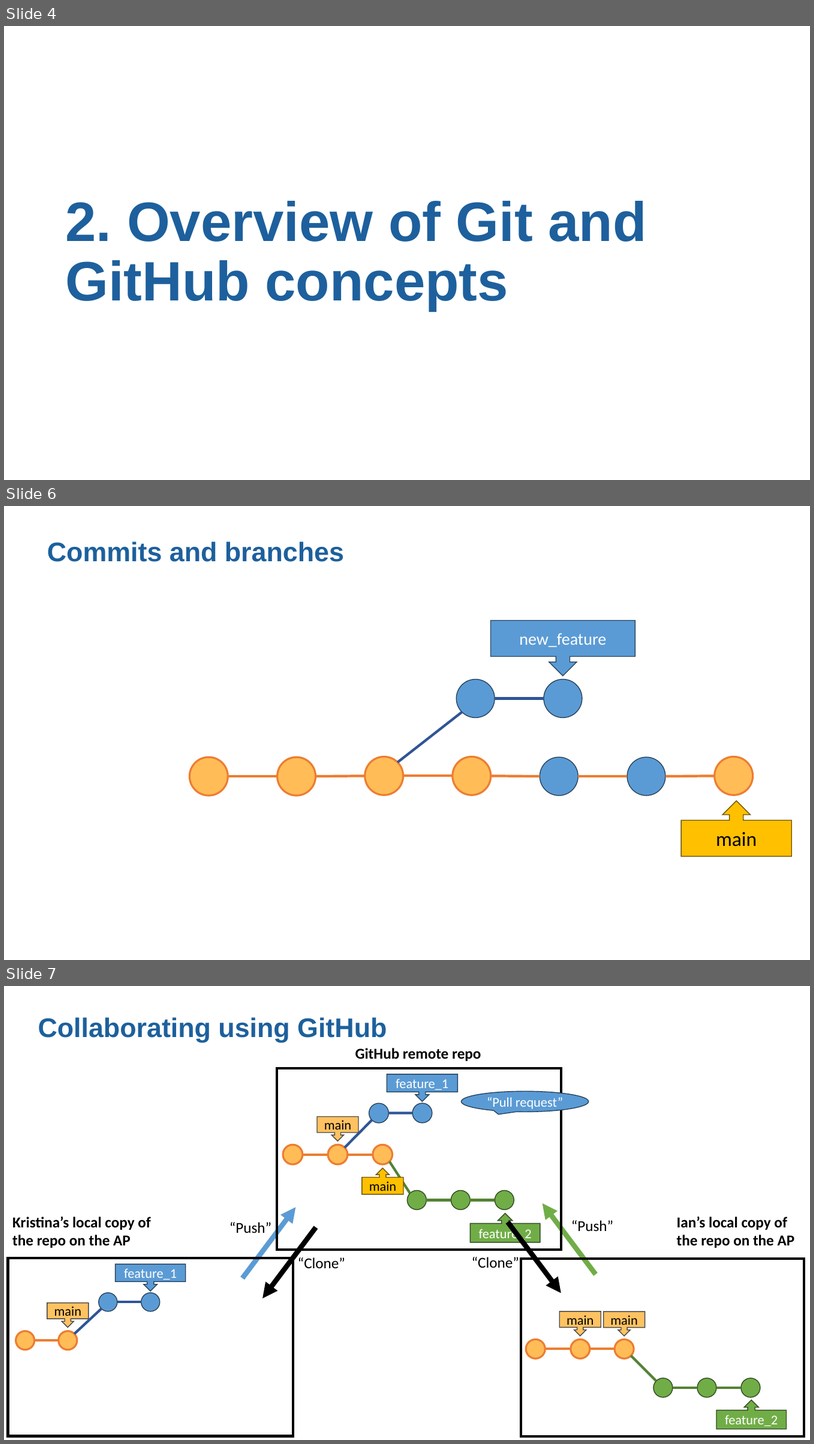
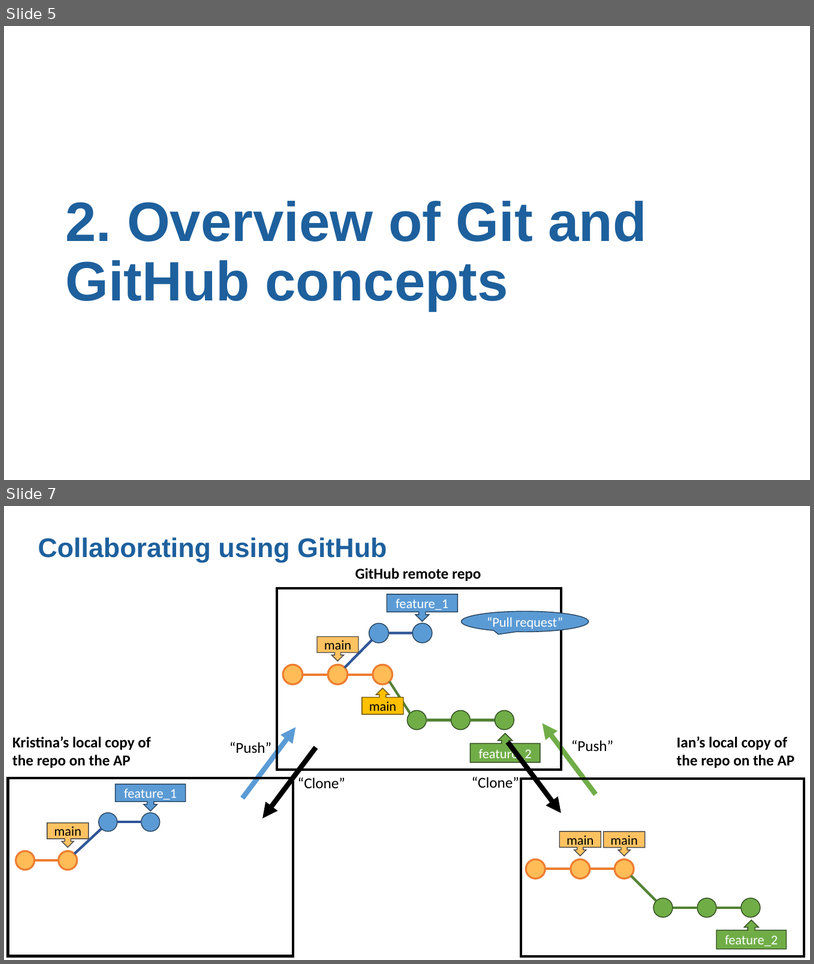
Before and after one commit to moj-analytical-services/intro_to_github_training, a slide deck: GitGitHub slides.pptx. Shown one above the other, each under a label of ours: slides 4, 6 and 7 before the commit, slides 5 and 7 after it; the slides between them are not shown. The pictures are 814x1444 and 814x964 pixels, drawn with LibreOffice and Linux fonts; fonts in the diff are those of the drawing. Boxes give left, top, right and bottom in pixels: in the first picture for what was removed or moved away, otherwise in the second. Text is boxed around its words. In the diff, an @@ line names an element or a change of style, - is before the commit and + after.

```diff
--- a/GitGitHub slides.pptx
+++ b/GitGitHub slides.pptx
@@ slide 6 removed at <box>4,506,810,960</box>, background #FFFFFF @@
@@ text removed at <box>47,541,344,562</box> @@
-Commits and branches
@@ group removed at <box>398,621,636,762</box>: 2 ellipses, 2 lines, 1 down arrow callout @@
-new_feature
@@ ellipse removed at <box>190,757,228,795</box> @@
@@ ellipse removed at <box>278,757,315,795</box> @@
@@ ellipse removed at <box>365,756,403,795</box> @@
@@ ellipse removed at <box>453,756,491,795</box> @@
@@ ellipse removed at <box>540,757,578,795</box> @@
@@ ellipse removed at <box>628,757,666,795</box> @@
@@ ellipse removed at <box>715,756,753,795</box> @@
@@ line removed from (228, 777) to (278, 777) @@
@@ line removed from (315, 777) to (365, 776) @@
@@ line removed from (403, 776) to (453, 776) @@
@@ line removed from (491, 776) to (540, 777) @@
@@ line removed from (579, 777) to (628, 777) @@
@@ line removed from (666, 777) to (715, 776) @@
@@ up arrow callout removed at <box>681,801,792,856</box> @@
-main
@@ what was slide 4 is now slide 5 @@
```
Also in this commit, not shown: 9 slides changed, 4 slides added, 1 other file.
